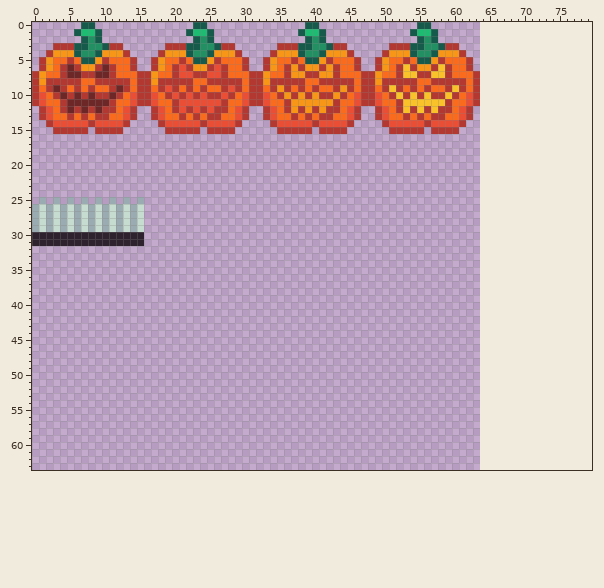
Two states of a pixel-art file, assets/sprites/obstacles.aseprite. The picture above is the old version.
64x64 pixels, 1 frame. The old version is drawn lined up with the new one, on the new canvas.
Once edited:
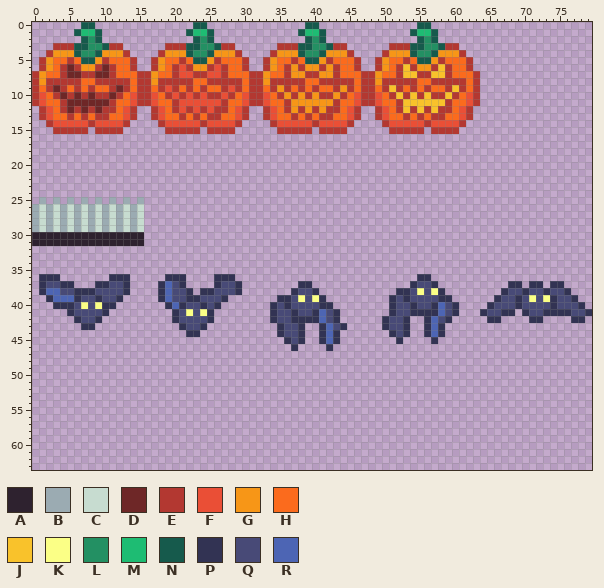
Palette (. is transparent): A #2e222f  B #9babb2  C #c7dcd0  D #6e2727  E #b33831  F #ea4f36  G #f79617  H #fb6b1d  J #f9c22b  K #fbff86  L #239063  M #1ebc73  N #165a4c  P #323353  Q #484a77  R #4d65b4
From old to new:
canvas 64x64 -> 80x64
@@ x 0..79 @@
 35 ................................................................................
-36 ................................................................................
-37 ................................................................................
-38 ................................................................................
-39 ................................................................................
-40 ................................................................................
-41 ................................................................................
-42 ................................................................................
-43 ................................................................................
-44 ................................................................................
-45 ................................................................................
-46 ................................................................................
+36 .PPP.......PPP.....PPP....PPP..........................PP.......................
+37 .PQQPP...PPQQP....PRQP....PQQP........PP..............PQQP..........PP.PP.PP....
+38 .PRRQQPPPQQQQP....PRQQP.PPQQQP.......PQQP...........PPQKQKP........PQQPQQPQQP...
+39 ..PRRRPQQPQQP.....PRQQPPQQQP.......PPQKQKP.........PQPQQQQPP......PQQPQKQKPQQP..
+40 ...PPPQKQKPP.......PRPQQPQP.......PQPQQQQPP........PQQPQQPRQP....PQQQPQQQQPQQQP.
+41 .....PQQQQP.........PQKQKP........PQQPQQPRQP.......PQQPPPPRQP...PQQPP.PQQPPPPQQP
+42 ......PQQP..........PQQQQP........PQQPPPPRQP......PQQP..PRQP.....PP....PP....PP.
+43 .......PP............PQQP..........PQQP..PRQP.....PQQP..PRP.....................
+44 ......................PP...........PQQP..PRP.......PQP..PRP.....................
+45 ....................................PQP..PRP........P....P......................
+46 .....................................P....P.....................................
 47 ................................................................................
Where, in picture pixels (left, top, right, bottom), the same in both pictures:
added: (39, 274, 130, 330)
added: (158, 274, 242, 337)
added: (382, 274, 592, 344)
added: (270, 281, 347, 351)
